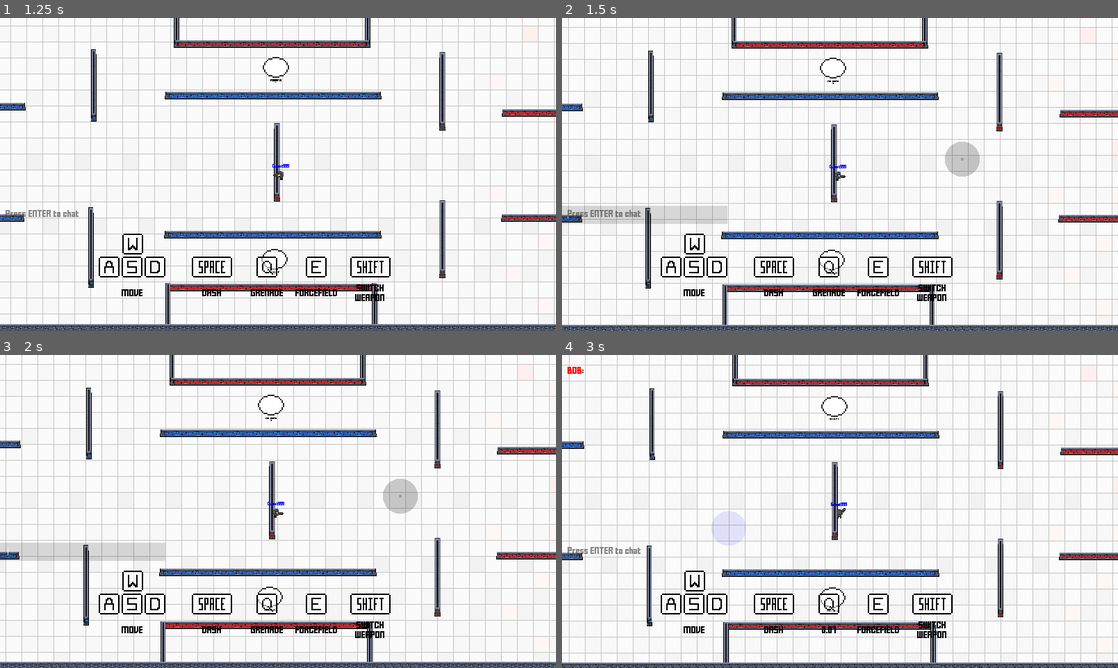
Above: before the commit, frames 1-4 (two rows, left to right).
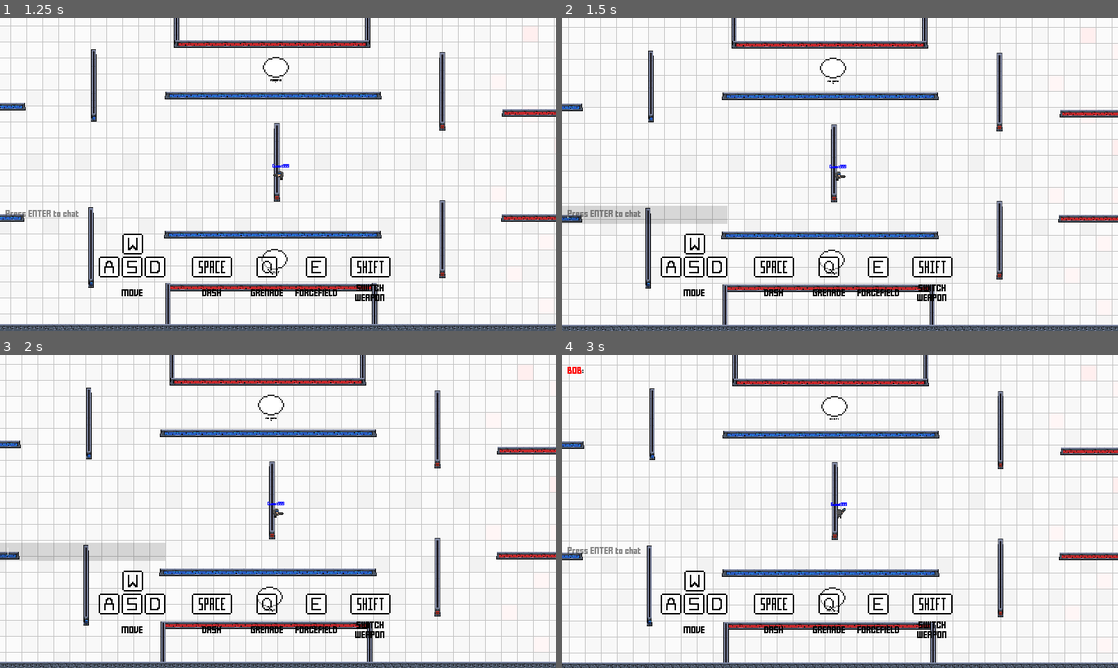
Above: after the commit, the same moments.

Repository: MarshallJDem/SuperCTF
Game: Godot game, scene res://GameContent/Main.tscn
Same seed, same stepped clock (60 frames per second), same inputs: the game is played once before the commit and once after it. This scene is started directly instead of the project's main scene. Sound files missing from this copy of the repository are replaced by a short silence.
Inputs (mouse positions are in pixels of both pictures, inside the frame that each line leads up to):
- Up to frame 1 (1.25 s): click (83, 215) at 0.52 s; type "12" at 0.6 s
- Up to frame 2 (1.5 s): tap Enter at 1.25 s; move the mouse to (962, 158) at 1.27 s; hold Right from 1.28 s (still down); hold Right mouse button (clickR) from 1.28 s (still down)
- Up to frame 3 (2 s): keep holding Right; keep holding Right mouse button (clickR); tap Space at 1.52 s
- Up to frame 4 (3 s): tap Space at 2, 2.27 s; move the mouse to (728, 527) at 2.02 s; release Right at 2.03 s; release Right mouse button (clickR) at 2.03 s; hold Down 2.03-2.78 s; click (728, 527) at 2.1 s; right-click (728, 527) at 2.3 s; tap Enter at 2.75 s; move the mouse to (895, 442) at 2.77 s; hold Right from 2.78 s (still down); hold Right mouse button (clickR) from 2.78 s (still down)

Frame 1 is identical in both runs. In frame 2, 0.6% of the frame differs, in the area x 68-76%, y 39-51%; in frame 3, 0.6%; in frame 4, 0.6%, in the area x 26-51%, y 49-89%.

Commit message:
Added landmine placing

Diff:
--- a/GameContent/Utilities/Landmine_Area2D.gd
+++ b/GameContent/Utilities/Landmine_Area2D.gd
@@ -9,7 +9,7 @@
 func _detonation_timer_ended():
 	if get_tree().is_network_server():
 		monitoring = true;
-		get_parent().get_node("Death_Timer").start();
+	get_parent().get_node("Death_Timer").start();
 
 func _death_timer_ended():
 	get_parent().call_deferred("queue_free");
--- a/GameContent/Utility_Node.gd
+++ b/GameContent/Utility_Node.gd
@@ -1,10 +1,11 @@
 extends Node2D
 
 var Grenade = preload("res://GameContent/Grenade.tscn");
+var Landmine = preload("res://GameContent/Utilities/Landmine.tscn");
 
 # Utilities
 enum Utilities {Grenade, Landmine};
-var utility = Utilities.Grenade;
+var utility = Utilities.Landmine;
 
 var player;
 
@@ -32,6 +33,8 @@
 					shoot_grenade(get_global_mouse_position(), OS.get_system_time_msecs());
 				else:
 					rpc("shoot_grenade",get_global_mouse_position(), OS.get_system_time_msecs() - Globals.match_start_time);
+		elif utility == Utilities.Landmine:
+			rpc("place_landmine");
 	update();
 
 func _draw():
@@ -45,6 +48,13 @@
 	if Globals.is_typing_in_chat:
 		return;
 
+remotesync func place_landmine():
+	$Cooldown_Timer.start();
+	var mine = Landmine.instance();
+	mine.position = player.position;
+	mine.team_id = 1;
+	mine.player_id = 1;
+	get_tree().get_root().get_node("MainScene").call_deferred("add_child", mine);
 
 remotesync func shoot_grenade(target_pos, time_shot):
 	aiming_grenade = false;
